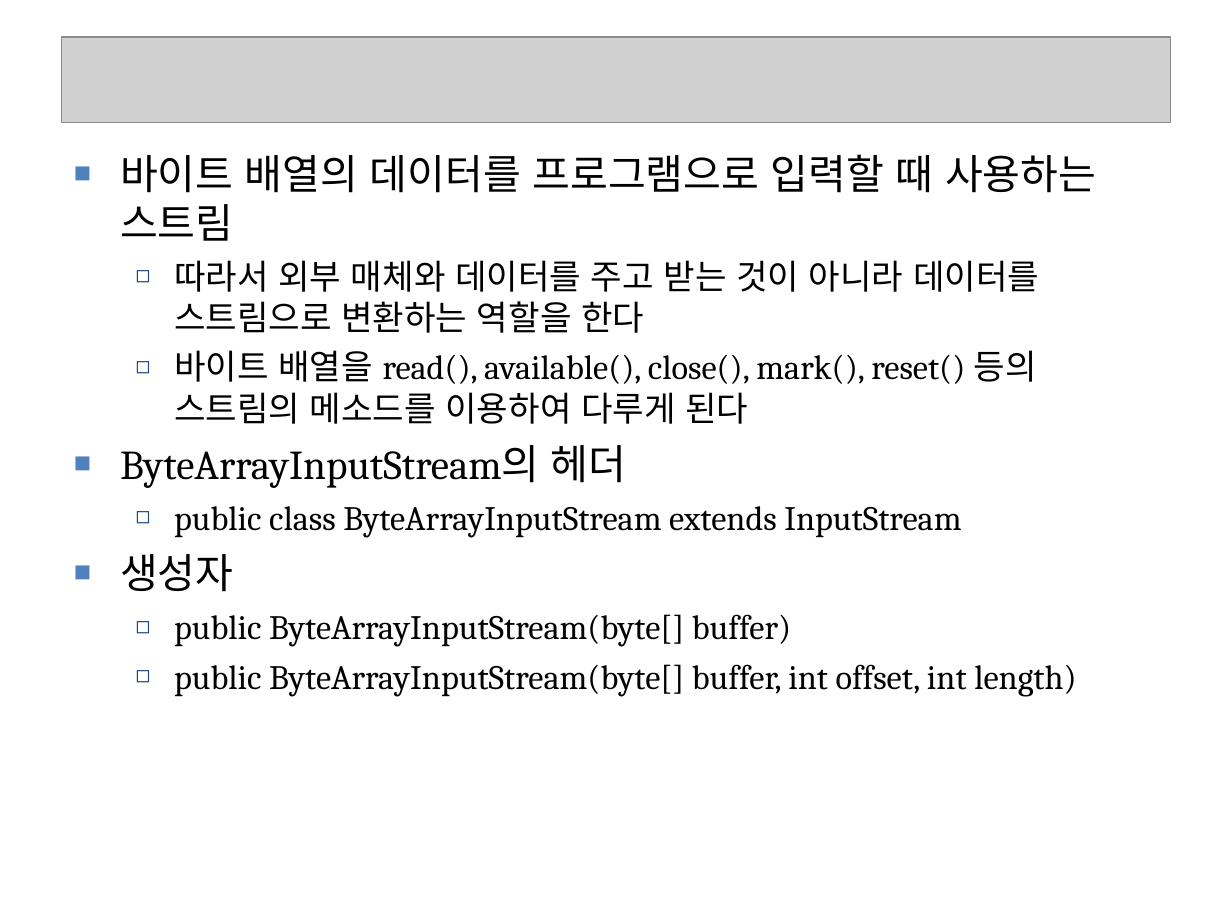
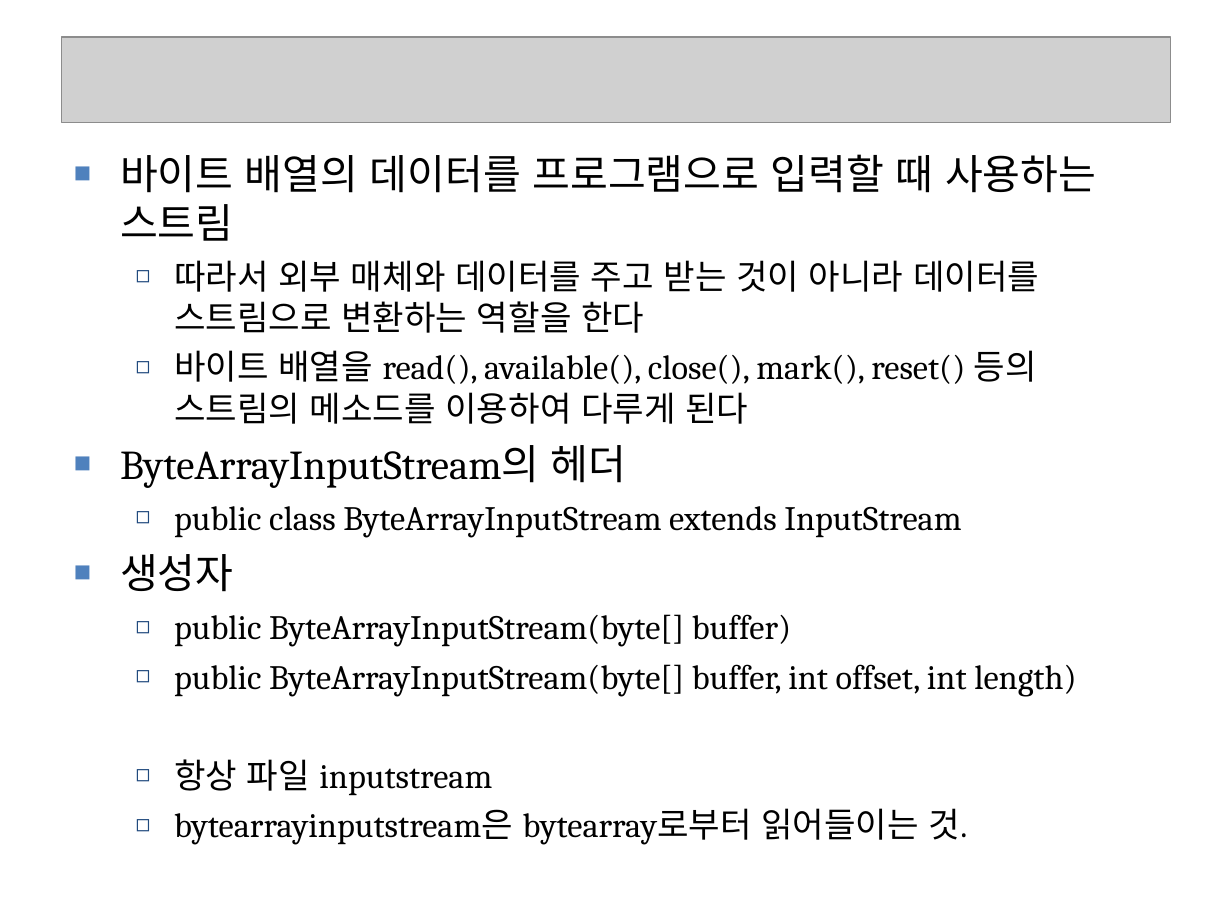
Before and after one commit to seleuchel/javaNetwork, a slide deck: slide 75 of ppt/528_chap02Streams4CharacterByteArray.ppt (slide 74 before the commit). Drawn at 1232x924 pixels with LibreOffice and Linux fonts; fonts in the diff are those of the drawing; grey boxes stand for pictures; background and template pictures are left out. Boxes give left, top, right and bottom in pixels: in the first picture for what was removed or moved away, otherwise in the second. Text is boxed around its words. In the diff, an @@ line names an element or a change of style, - is before the commit and + after.

```diff
--- a/ppt/528_chap02Streams4CharacterByteArray.ppt
+++ b/ppt/528_chap02Streams4CharacterByteArray.ppt
@@ text at <box>174,759,968,845</box>: paragraphs added @@
+  ◻ 항상 파일 inputstream
+  ◻ bytearrayinputstream은 bytearray로부터 읽어들이는 것.
```
Also in this commit, not shown: 24 other slides changed, 3 slides added, 2 slides removed, 7 other files.
